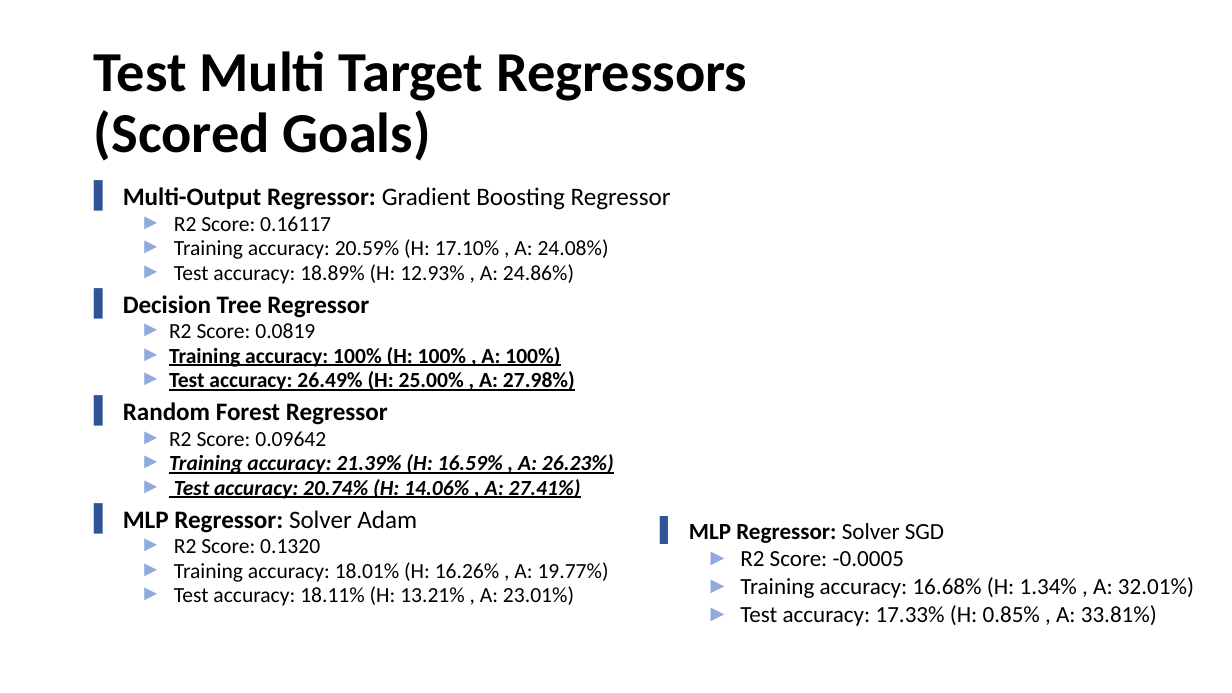
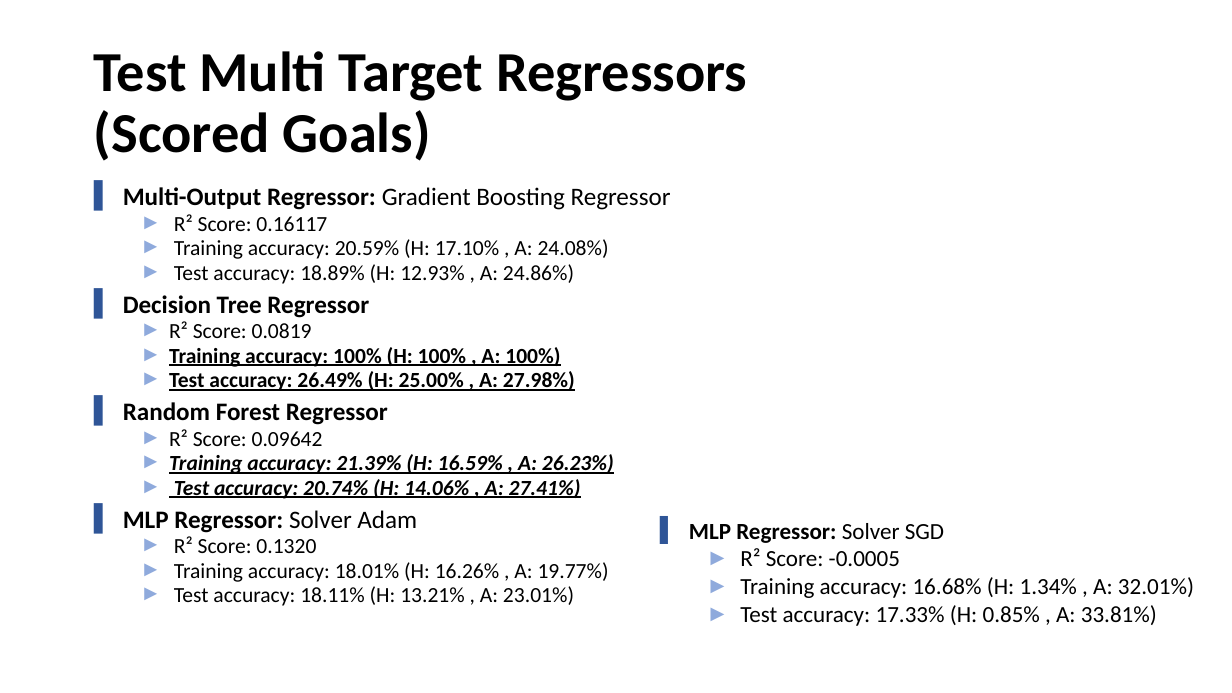
Before and after one commit to Khaledjallouli/project, a slide deck: slide 5 of Daily/sprint7/Sprint7_Review.pptx. Drawn at 1232x693 pixels with LibreOffice and Linux fonts; fonts in the diff are those of the drawing; background and template pictures are left out. Boxes give left, top, right and bottom in pixels: in the first picture for what was removed or moved away, otherwise in the second. Text is boxed around its words. In the diff, an @@ line names an element or a change of style, - is before the commit and + after.

```diff
--- a/Daily/sprint7/Sprint7_Review.pptx
+++ b/Daily/sprint7/Sprint7_Review.pptx
@@ text at (174,214,327,231): text changed @@
-  ► R2 Score: 0.16117
+  ► R² Score: 0.16117
@@ text at (169,321,312,338): text changed @@
-  ► R2 Score: 0.0819
+  ► R² Score: 0.0819
@@ text at (169,429,323,446): text changed @@
-  ► R2 Score: 0.09642
+  ► R² Score: 0.09642
@@ text at (174,536,316,553): text changed @@
-  ► R2 Score: 0.1320
+  ► R² Score: 0.1320
@@ text at (740,548,900,566): text changed @@
-  ► R2 Score: -0.0005
+  ► R² Score: -0.0005
```
